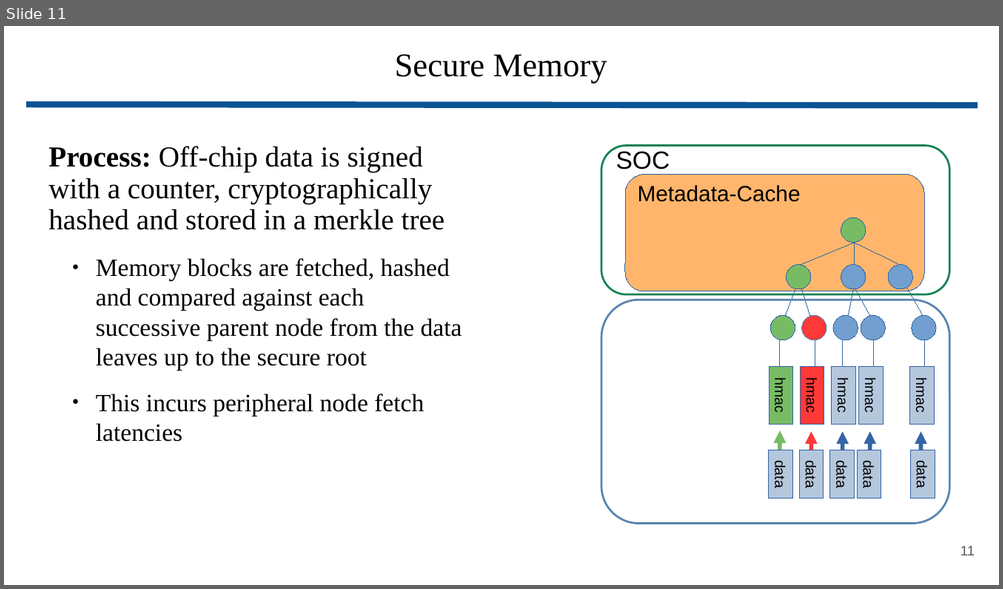
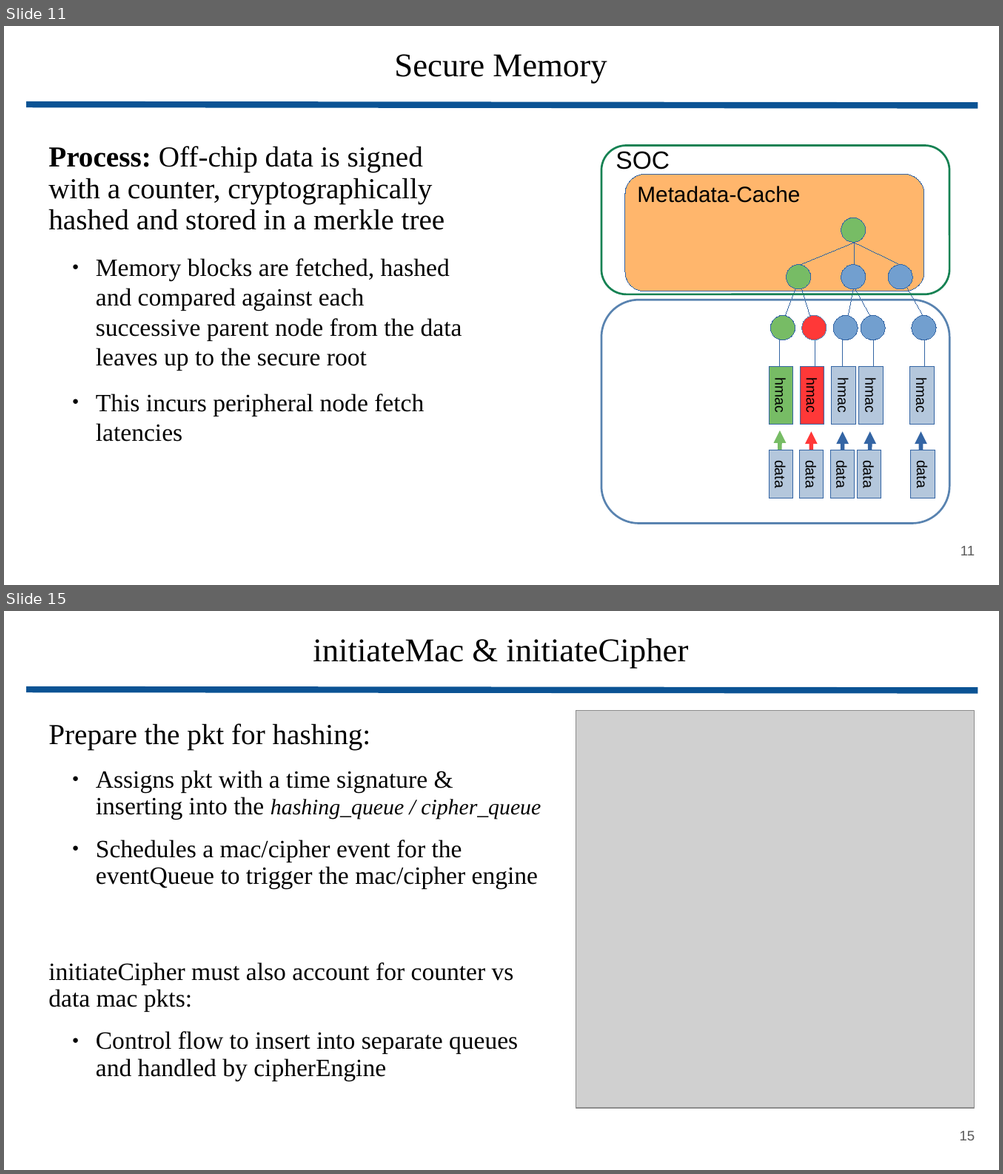
Before and after one commit to wbuziak/grad-research, a slide deck: resources/presentations/update.pptx. Shown one above the other, each under a label of ours: slide 11 before the commit, slides 11 and 15 after it; the slides between them are not shown. The pictures are 1003x589 and 1003x1174 pixels, drawn with LibreOffice and Linux fonts; fonts in the diff are those of the drawing; grey boxes stand for pictures. Boxes give left, top, right and bottom in pixels: in the first picture for what was removed or moved away, otherwise in the second. Text is boxed around its words. In the diff, an @@ line names an element or a change of style, - is before the commit and + after.

```diff
--- a/resources/presentations/update.pptx
+++ b/resources/presentations/update.pptx
@@ slide 15 added at (x1=4, y1=611, x2=999, y2=1170), background #FFFFFF @@
@@ title added at (x1=313, y1=638, x2=688, y2=669), 24 pt, text #000000 @@
+initiateMac & initiateCipher
@@ line added from (26, 689) to (978, 691), #0B5394 4.51 pt @@
@@ picture added at (x1=576, y1=710, x2=973, y2=1108) @@
@@ text added at (x1=48, y1=723, x2=540, y2=1081), 18 pt, text #000000 @@
+Prepare the pkt for hashing:
+  ● Assigns pkt with a time signature & inserting into the hashing_queue / cipher_queue
+  ● Schedules a mac/cipher event for the eventQueue to trigger the mac/cipher engine
+initiateCipher must also account for counter vs data mac pkts:
+  ● Control flow to insert into separate queues and handled by cipherEngine
@@ page number added at (x1=959, y1=1131, x2=975, y2=1141), 10 pt, text #595959 @@
+15
```
Also in this commit, not shown: 7 slides changed, 11 other slides added, 2 other files.
